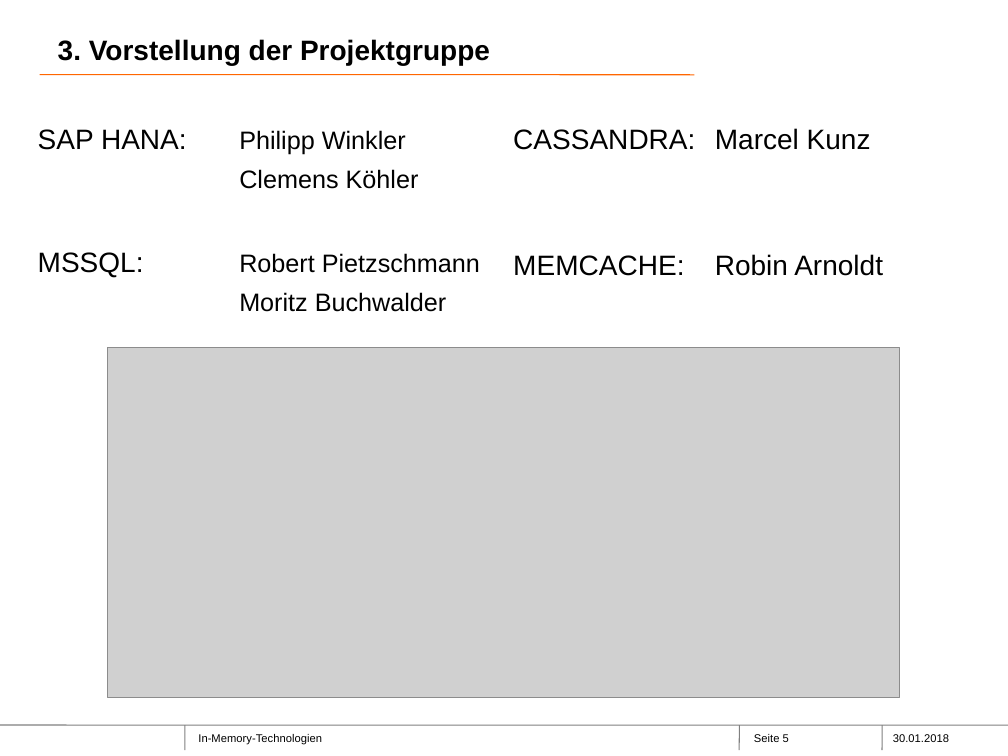
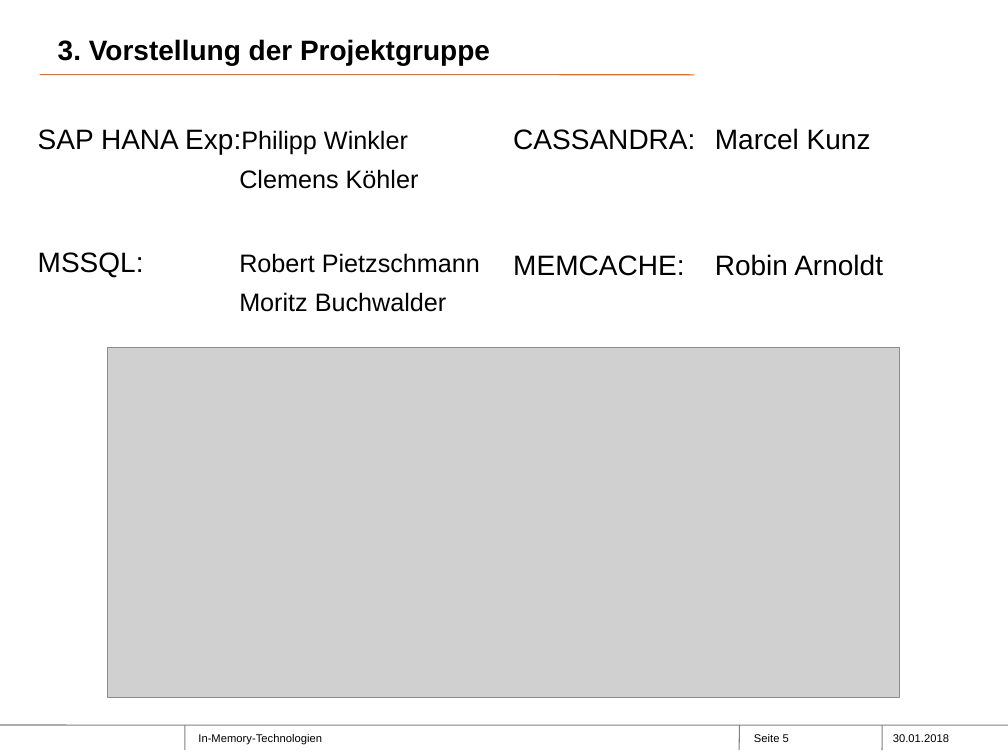
Before and after one commit to Philwi/ProjektseminarInMemory, a slide deck: slide 5 of FINAL.pptx. Drawn at 1008x756 pixels with LibreOffice and Linux fonts; fonts in the diff are those of the drawing; grey boxes stand for pictures; background and template pictures are left out. Boxes give left, top, right and bottom in pixels: in the first picture for what was removed or moved away, otherwise in the second. Text is boxed around its words. In the diff, an @@ line names an element or a change of style, - is before the commit and + after.

```diff
--- a/FINAL.pptx
+++ b/FINAL.pptx
@@ text at [38,129,408,155]: text changed @@
-SAP HANA: Philipp Winkler
+SAP HANA Exp:Philipp Winkler
```
Also in this commit, not shown: 10 other slides changed.
